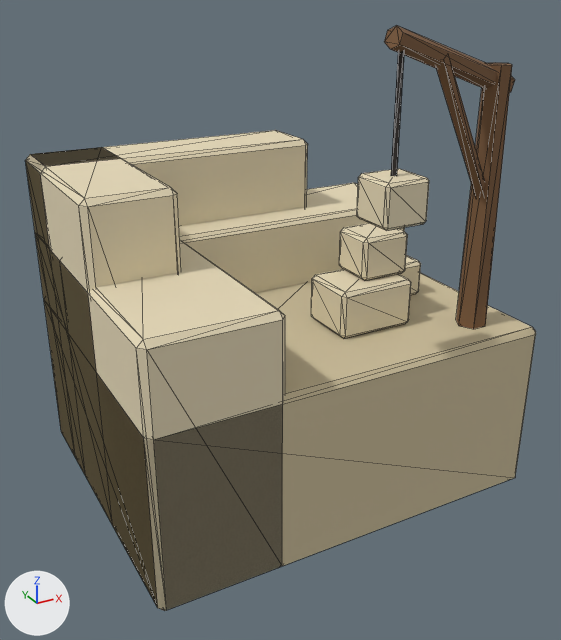
One commit to the glTF model public/terrain-study/settlements/ns-quarry.glb: the scene before it, then after it.
Camera for both pictures: a 50 mm camera at (-0.753, -1.341, 0.804) aimed at (-0.024, -0.016, 0.141). The lights are fixed; the arrows at lower left show +X, +Y and +Z. The picture after the commit comes second. Mesh edges are drawn as thin lines. Vertices at exactly the same position are counted once.
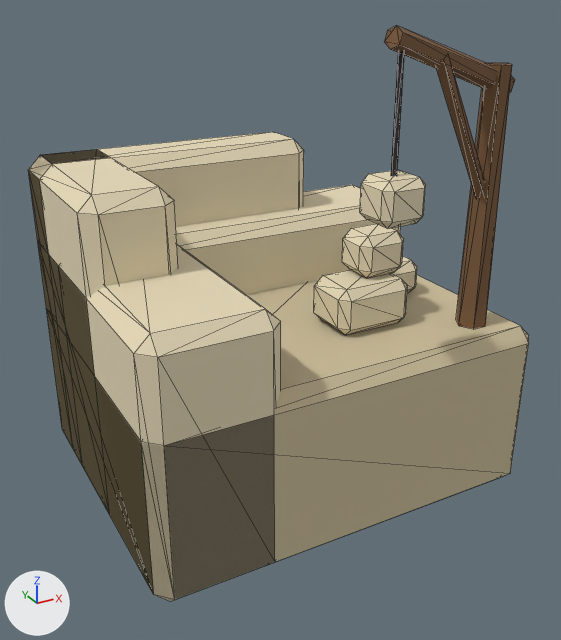
Location of each change, [x1, y1, x2, y2] in pixels of the pictures (561 x 640 px):
'Cube', reshaped: before [25, 26, 536, 611]; after [28, 26, 529, 601]
part 1 of me_cube_072, rebuilt: before [25, 130, 536, 610]; after [48, 275, 529, 600]
part 2 of me_cube_072, rebuilt (34% shorter): before [35, 183, 405, 611]; after [38, 185, 401, 466]
part 3 of me_cube_072, rebuilt: before [399, 255, 421, 295]; after [391, 256, 417, 293]
part 4 of me_cube_072, rebuilt (7% shorter): before [311, 269, 411, 339]; after [314, 270, 408, 335]
part 5 of me_cube_072, rebuilt (8% narrower): before [357, 169, 429, 231]; after [360, 170, 426, 229]
part 6 of me_cube_072, rebuilt (10% narrower, 7% shorter): before [339, 223, 408, 281]; after [342, 224, 404, 278]
part 7 of me_cube_072, added (beige): after [28, 132, 304, 515]
part 8 of me_cube_072, added (beige): after [38, 243, 281, 601]

The change, as a list of edits to the scene's bpy script:
```text
Change me_cube_072:
    used by ob_cube; location = (0.0, 0.04, -0.05)
    remove me_cube_072.from_pydata(...)  # 247 vertices, 463 faces; spans x -0.43..0.43, y -0.38..0.35, z -0.19..0.787
    add me_cube_072.from_pydata(...)  # 254 vertices, 464 faces; spans x -0.43..0.43, y -0.38..0.35, z -0.19..0.787
    me_cube_072 part 1: the loose piece of 65 vertices spanning x -0.43..0.43, y -0.35..0.35, z -0.19..0.51 is rebuilt with 24 vertices and now spans x -0.43..0.43, y -0.35..0.35, z -0.19..0.19, in mat_ns_cut_stone_face (beige #cdbf9c)
    me_cube_072 part 2: the loose piece of 44 vertices spanning x -0.43..0.43, y -0.35..0.35, z -0.19..0.35 is rebuilt with 24 vertices and now spans x -0.43..0.43, y 0.11..0.35, z -0.19..0.35
    me_cube_072 part 3: the loose piece of 24 vertices spanning x 0.21..0.33, y -0.08..0.04, z 0.19..0.27 is rebuilt with 24 vertices and now spans x 0.21..0.33, y -0.08..0.04, z 0.19..0.27
    me_cube_072 part 4: the loose piece of 24 vertices spanning x 0.035..0.205, y -0.205..-0.075, z 0.19..0.29 is rebuilt with 24 vertices and now spans x 0.035..0.205, y -0.205..-0.075, z 0.19..0.29
    me_cube_072 part 5: the loose piece of 24 vertices spanning x -0.005..0.085, y -0.38..-0.29, z 0.47..0.55 is rebuilt with 24 vertices and now spans x -0.005..0.085, y -0.38..-0.29, z 0.47..0.55
    me_cube_072 part 6: the loose piece of 24 vertices spanning x 0.105..0.215, y -0.17..-0.07, z 0.29..0.38 is rebuilt with 24 vertices and now spans x 0.105..0.215, y -0.17..-0.07, z 0.29..0.38
    me_cube_072 part 7: a new loose piece of 44 vertices spanning x -0.43..0.19, y -0.09..0.35, z -0.19..0.51, in mat_ns_cut_stone (beige #e6d9b8)
    me_cube_072 part 8: a new loose piece of 24 vertices spanning x -0.43..-0.17, y -0.35..0.35, z -0.19..0.35, in mat_ns_cut_stone (beige #e6d9b8)
```
